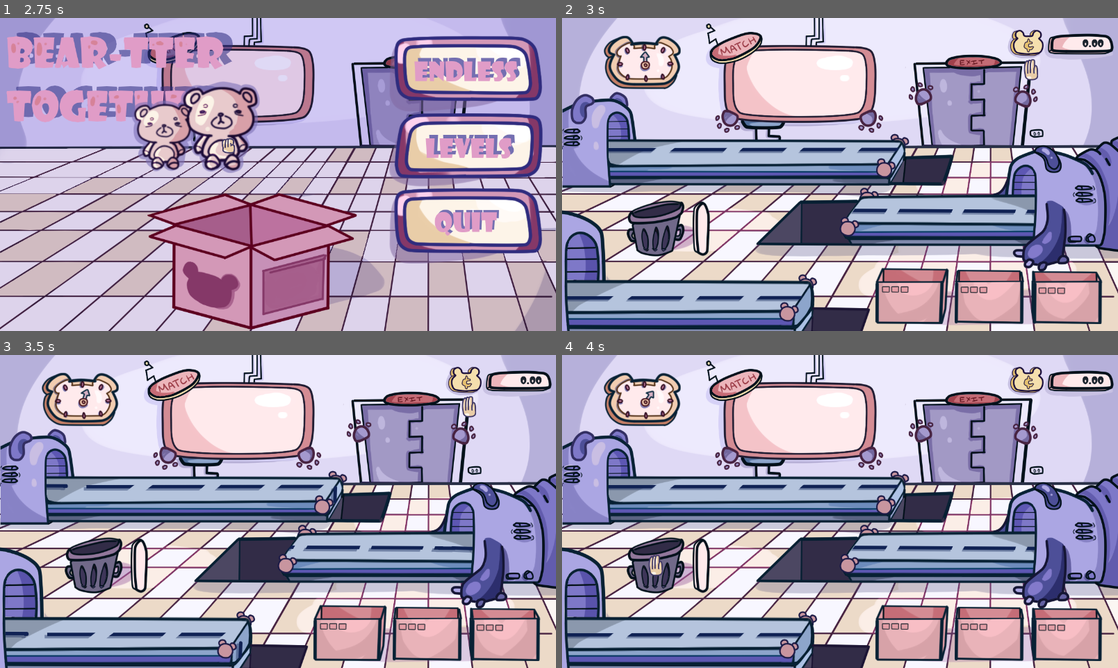
Above: before the commit, frames 1-4 (two rows, left to right).
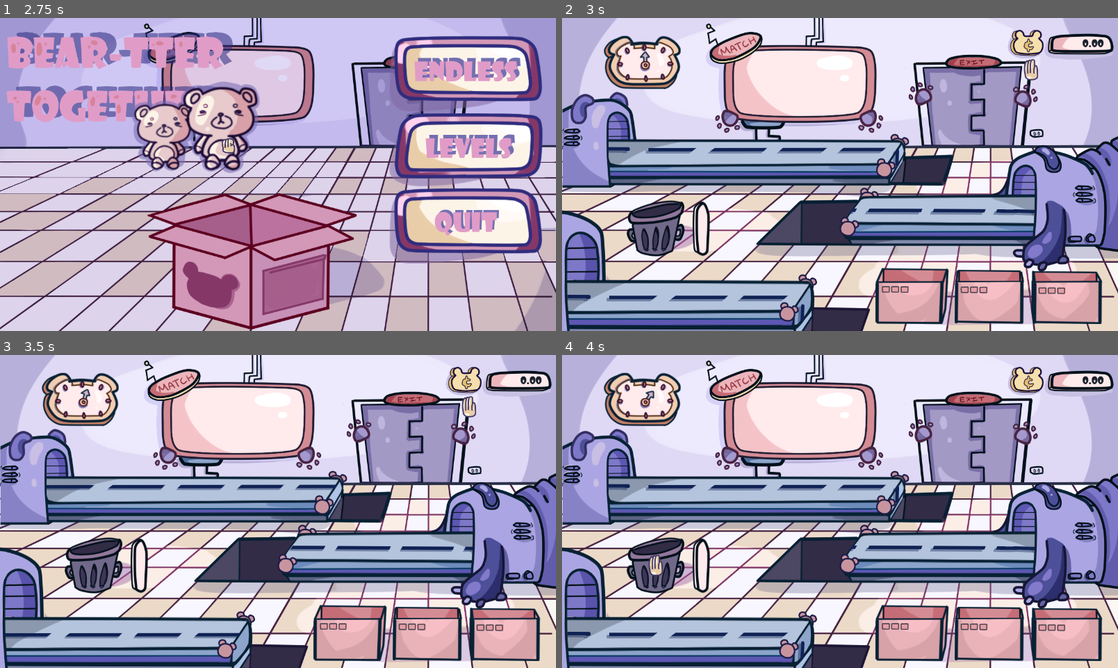
Above: after the commit, the same moments.

Repository: krasi070/GMTK-Game-Jam-2021
Game: Godot game, scene res://MainMenu.tscn
Two runs of this game, one before a commit and one after it. Both use one fixed random seed, a clock stepped at 60 frames per second and the inputs below.
Inputs (mouse positions are in pixels of both pictures, inside the frame that each line leads up to):
- Up to frame 1 (2.75 s): tap Enter at 0.5, 2 s; move the mouse to (250, 265) at 0.52 s; hold Space (next_level) 0.53-1.28 s; click (250, 265) at 0.67 s; move the mouse to (255, 161) at 1.27 s; tap R (replay) at 1.35 s; click (255, 161) at 1.42 s; move the mouse to (227, 146) at 2.02 s; hold Space (next_level) from 2.03 s (still down); click (227, 146) at 2.17 s
- Up to frame 2 (3 s): move the mouse to (1029, 68) at 2.77 s; release Space (next_level) at 2.78 s; tap R (replay) at 2.85 s; click (1029, 68) at 2.92 s
- Up to frame 3 (3.5 s): no input
- Up to frame 4 (4 s): move the mouse to (656, 564) at 3.52 s; hold Space (next_level) from 3.53 s (still down); click (656, 564) at 3.67 s

Frame 1 is identical in both runs. In frame 2, 1.5% of the frame differs, in the area x 1-85%, y 41-98%; in frame 3, 1.5%; in frame 4, 1.5%.

Commit message:
Fix sprite layering bug

Diff:
--- a/Bear-tter Together (Post-Jam Ver.)/Main.tscn
+++ b/Bear-tter Together (Post-Jam Ver.)/Main.tscn
@@ -69,7 +69,7 @@
 z_index = 1
 frames = SubResource( 1 )
 animation = "run"
-frame = 1
+frame = 9
 playing = true
 offset = Vector2( 0, 85 )
 
--- a/Bear-tter Together (Post-Jam Ver.)/scenes/conveyor_belts/BackConveyorBelt.tscn
+++ b/Bear-tter Together (Post-Jam Ver.)/scenes/conveyor_belts/BackConveyorBelt.tscn
@@ -108,6 +108,5 @@
 
 [node name="FrontBearPart" type="Sprite" parent="."]
 position = Vector2( 640, 360 )
-z_index = 12
-z_as_relative = false
+z_index = 11
 texture = ExtResource( 5 )
--- a/Bear-tter Together (Post-Jam Ver.)/scenes/conveyor_belts/MiddleConveyorBelt.tscn
+++ b/Bear-tter Together (Post-Jam Ver.)/scenes/conveyor_belts/MiddleConveyorBelt.tscn
@@ -96,12 +96,12 @@
 flip_h = true
 
 [node name="Items" type="Node2D" parent="."]
-z_index = 10
+z_index = 12
 z_as_relative = false
 
 [node name="Front" type="Sprite" parent="."]
 position = Vector2( 641, 360 )
-z_index = 11
+z_index = 12
 z_as_relative = false
 texture = ExtResource( 5 )
 
Not shown: 21 places in Bear-tter Together (Post-Jam Ver.)/MainMenu.tscn that only renumber resources
